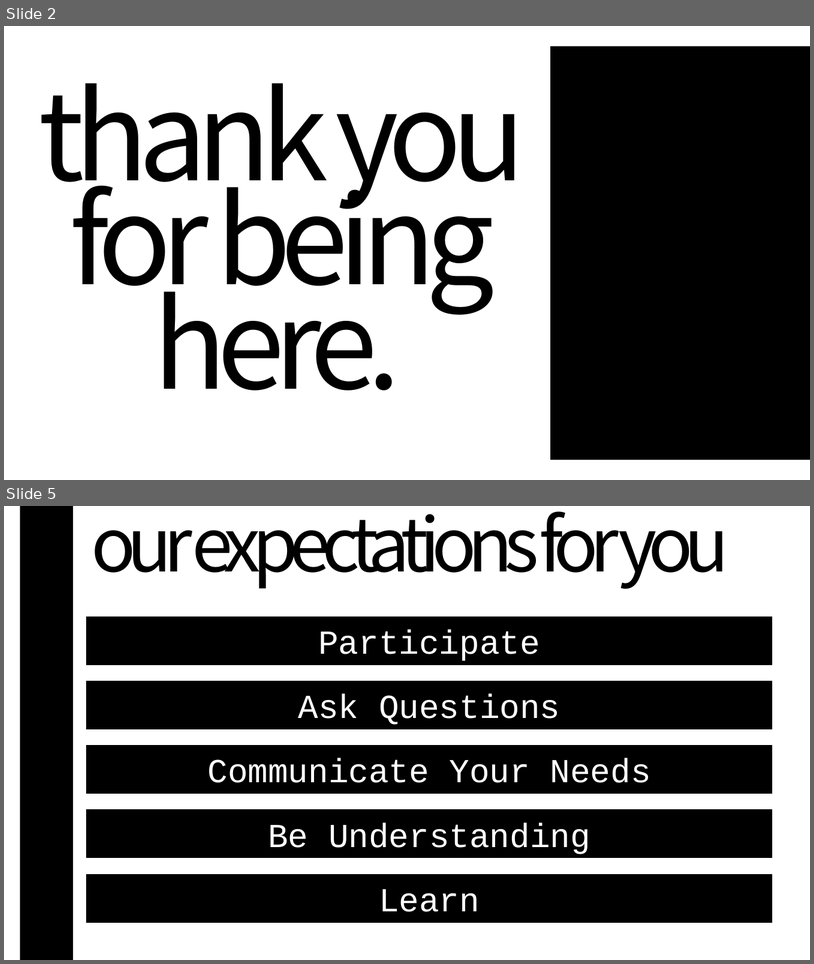
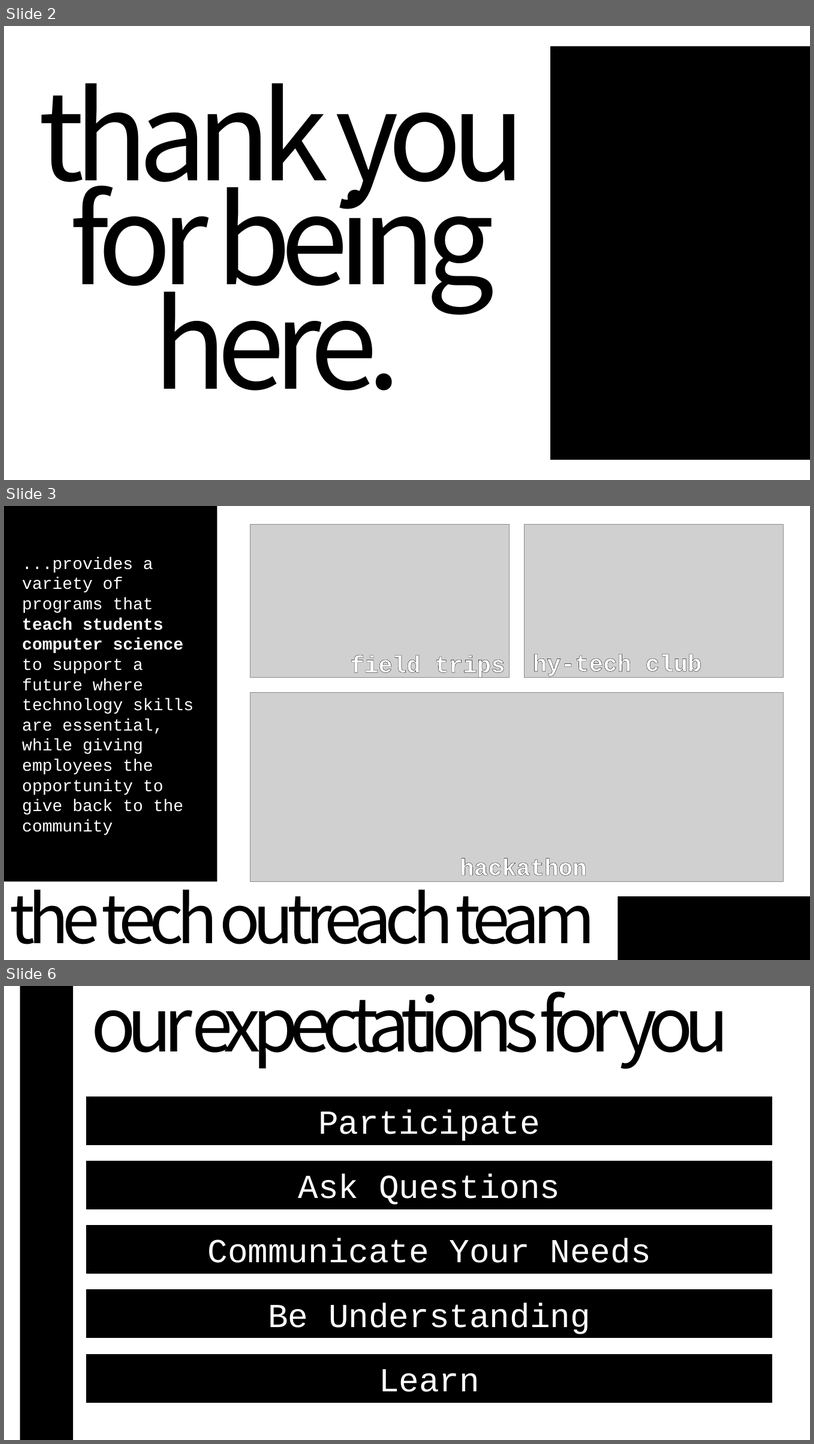
Before and after one commit to hylandtechoutreach/webskillup, a slide deck: Preface/Welcome.pptx. Shown one above the other, each under a label of ours: slides 2 and 5 before the commit, slides 2, 3 and 6 after it; the slides between them are not shown. The pictures are 814x964 and 814x1444 pixels, drawn with LibreOffice and Linux fonts; fonts in the diff are those of the drawing; grey boxes stand for pictures. Boxes give left, top, right and bottom in pixels: in the first picture for what was removed or moved away, otherwise in the second. Text is boxed around its words. In the diff, an @@ line names an element or a change of style, - is before the commit and + after.

```diff
--- a/Preface/Welcome.pptx
+++ b/Preface/Welcome.pptx
@@ slide 3 added at (x1=4, y1=506, x2=810, y2=960), background #FFFFFF @@
@@ rectangle added at (x1=4, y1=506, x2=218, y2=881), fill #000000, 20 pt, text #FFFFFF @@
+...provides a variety of programs that teach students computer science to support a future where technology skills are essential, while giving employees the opportunity to give back to the community
@@ picture added at (x1=251, y1=524, x2=510, y2=677) @@
@@ picture added at (x1=525, y1=524, x2=785, y2=677) @@
@@ text added at (x1=350, y1=655, x2=505, y2=678), 28 pt, text #FFFFFF, bold @@
+field trips
@@ text added at (x1=533, y1=654, x2=702, y2=676), 28 pt, text #FFFFFF, bold @@
+hy-tech club
@@ picture added at (x1=251, y1=693, x2=785, y2=882) @@
@@ text added at (x1=460, y1=858, x2=587, y2=876), 28 pt, text #FFFFFF, bold @@
+hackathon
@@ text added at (x1=10, y1=875, x2=596, y2=944), 80 pt, text #000000 @@
+the tech outreach team
@@ rectangle added at (x1=618, y1=897, x2=810, y2=960), fill #000000 @@
@@ what was slide 5 is now slide 6 @@
```
Also in this commit, not shown: 1 slide changed.
